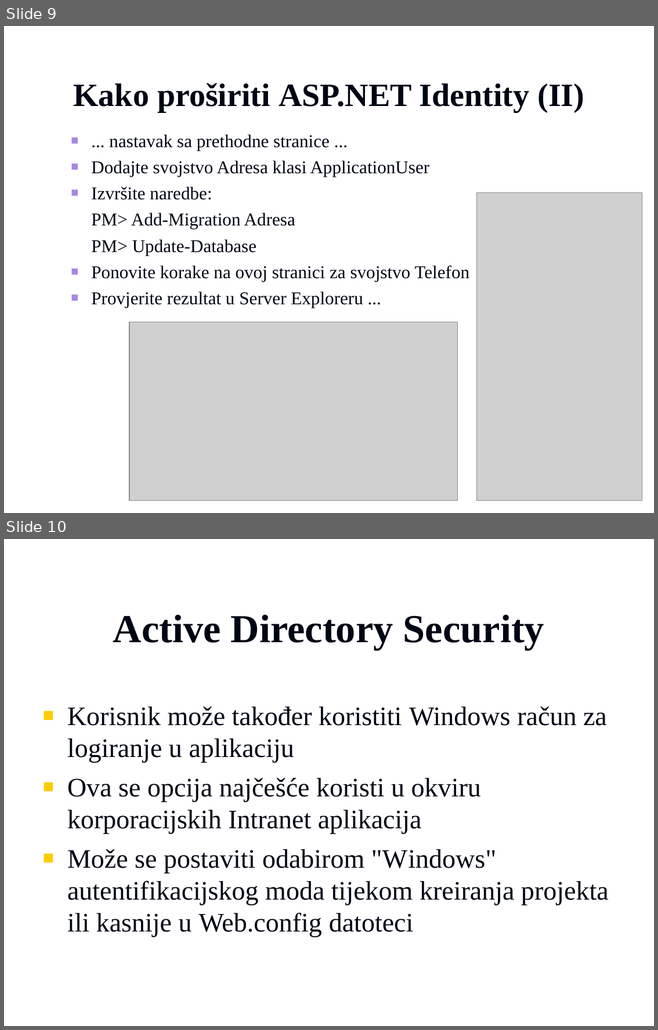
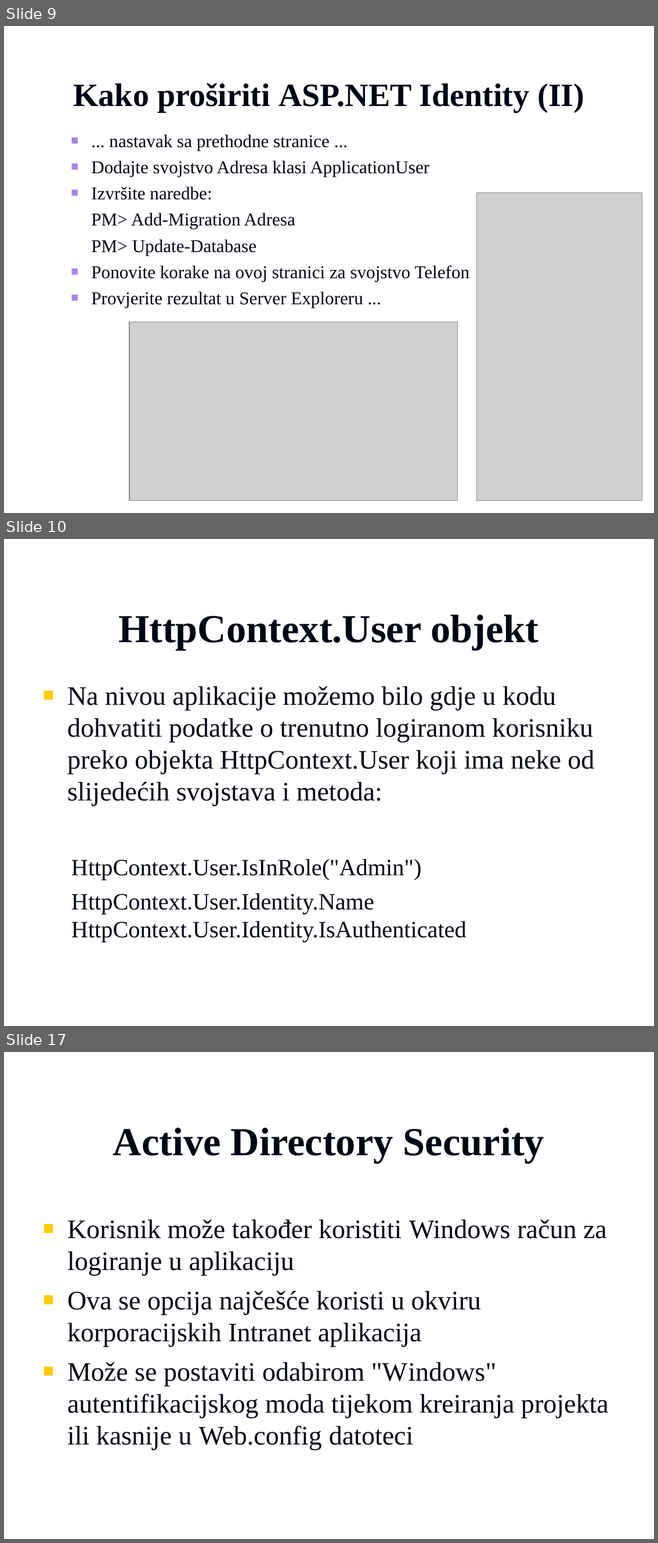
Before and after one commit to vzdesic/PZI, a slide deck: PPTs/16 MVC autorizacija i autentifikacija.ppt. Shown one above the other, each under a label of ours: slides 9 and 10 before the commit, slides 9, 10 and 17 after it; the slides between them are not shown. The pictures are 658x1030 and 658x1543 pixels, drawn with LibreOffice and Linux fonts; fonts in the diff are those of the drawing; grey boxes stand for pictures; background and template pictures are left out. Boxes give left, top, right and bottom in pixels: in the first picture for what was removed or moved away, otherwise in the second. Text is boxed around its words. In the diff, an @@ line names an element or a change of style, - is before the commit and + after.

```diff
--- a/PPTs/16 MVC autorizacija i autentifikacija.ppt
+++ b/PPTs/16 MVC autorizacija i autentifikacija.ppt
@@ slide 10 added at [4,539,654,1026], background picture (left out) @@
@@ title added at [118,614,539,650], 44 pt, text #000514, bold @@
+HttpContext.User objekt
@@ text added at [67,686,594,943], 29.6 pt, text #000514 @@
+■ Na nivou aplikacije možemo bilo gdje u kodu dohvatiti podatke o trenutno logiranom korisniku preko objekta HttpContext.User koji ima neke od slijedećih svojstava i metoda:
+  HttpContext.User.IsInRole("Admin")
+  HttpContext.User.Identity.Name HttpContext.User.Identity.IsAuthenticated
@@ what was slide 10 is now slide 17 @@
```
Also in this commit, not shown: 6 other slides added, 7 other files.
